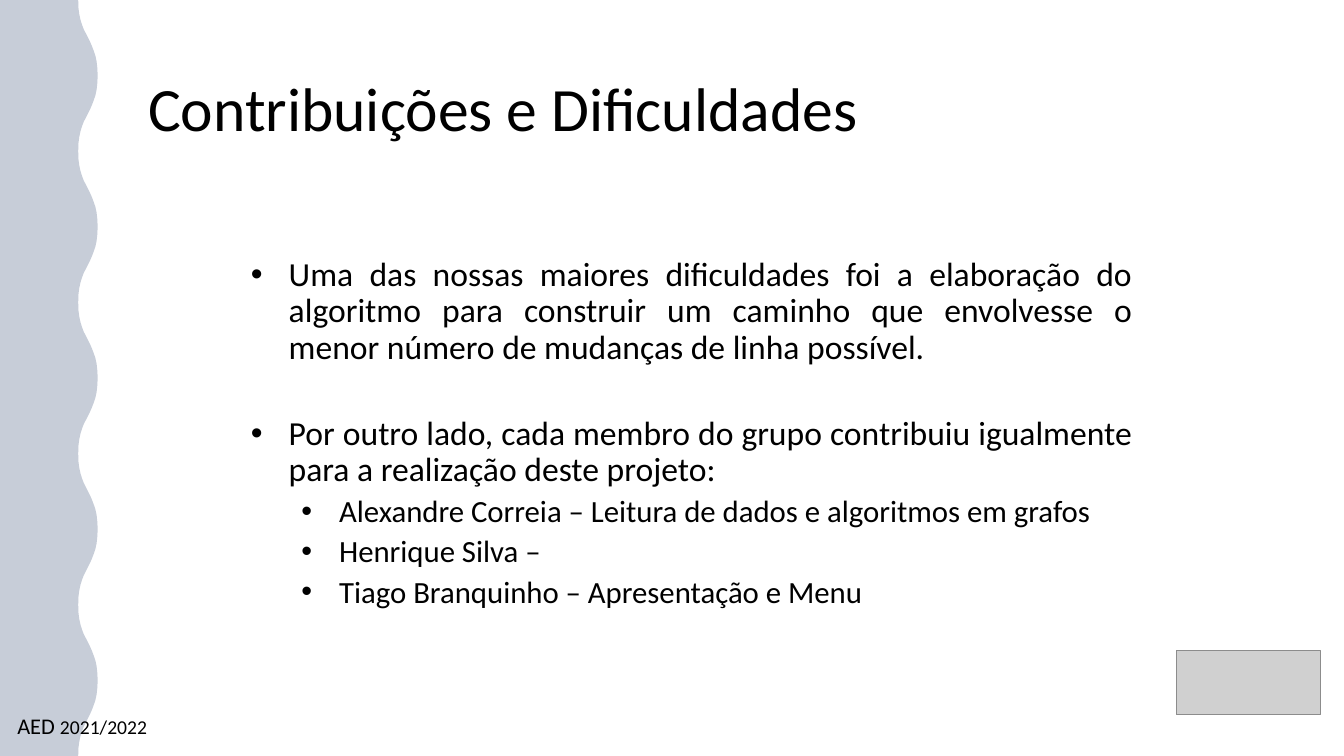
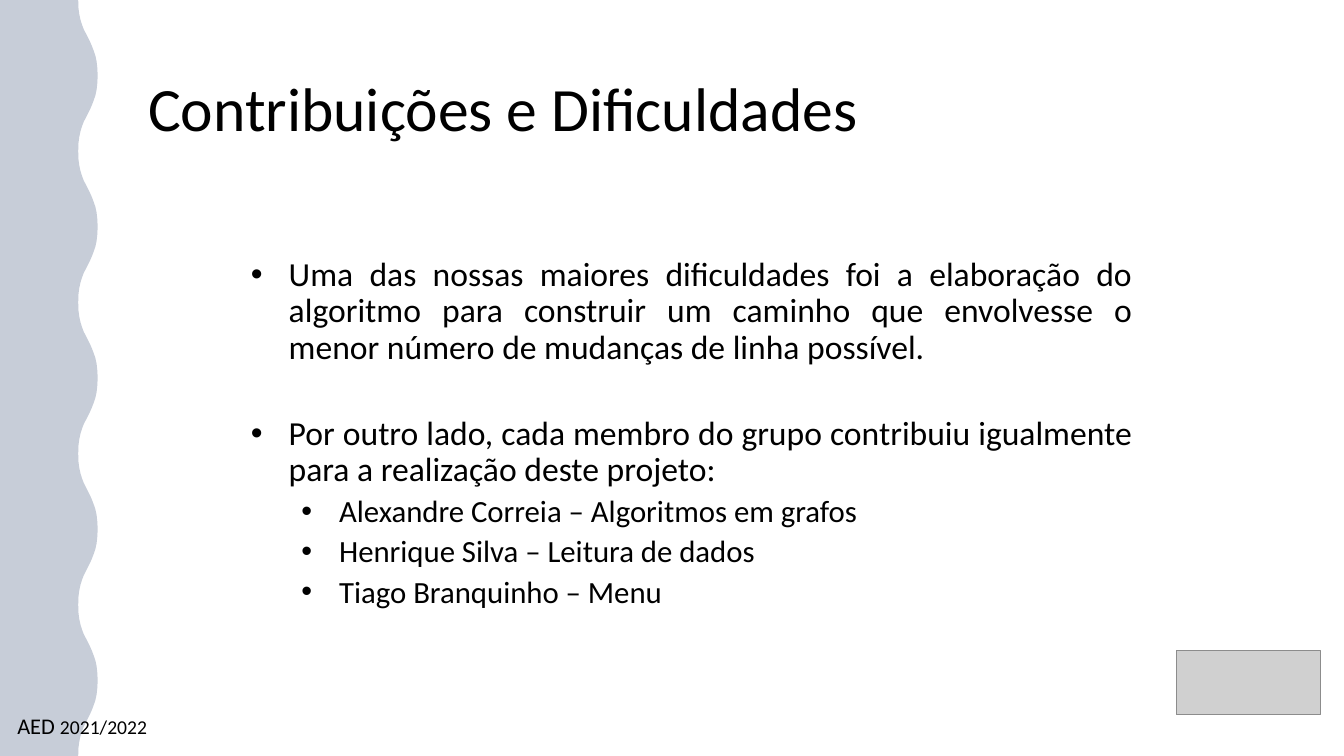
Before and after one commit to TiagoBranquinho/AED-Graphs, a slide deck: slide 16 of Grafosppt.pptx. Drawn at 1344x756 pixels with LibreOffice and Linux fonts; fonts in the diff are those of the drawing; grey boxes stand for pictures. Boxes give left, top, right and bottom in pixels: in the first picture for what was removed or moved away, otherwise in the second. Text is boxed around its words. In the diff, an @@ line names an element or a change of style, - is before the commit and + after.

Commit message:
Updated last slide of presentation

```diff
--- a/Grafosppt.pptx
+++ b/Grafosppt.pptx
@@ text at box(339, 500, 857, 609): text changed @@
-    • Alexandre Correia – Leitura de dados e algoritmos em grafos
-    • Henrique Silva –
-    • Tiago Branquinho – Apresentação e Menu
+    • Alexandre Correia – Algoritmos em grafos
+    • Henrique Silva – Leitura de dados
+    • Tiago Branquinho – Menu
```
